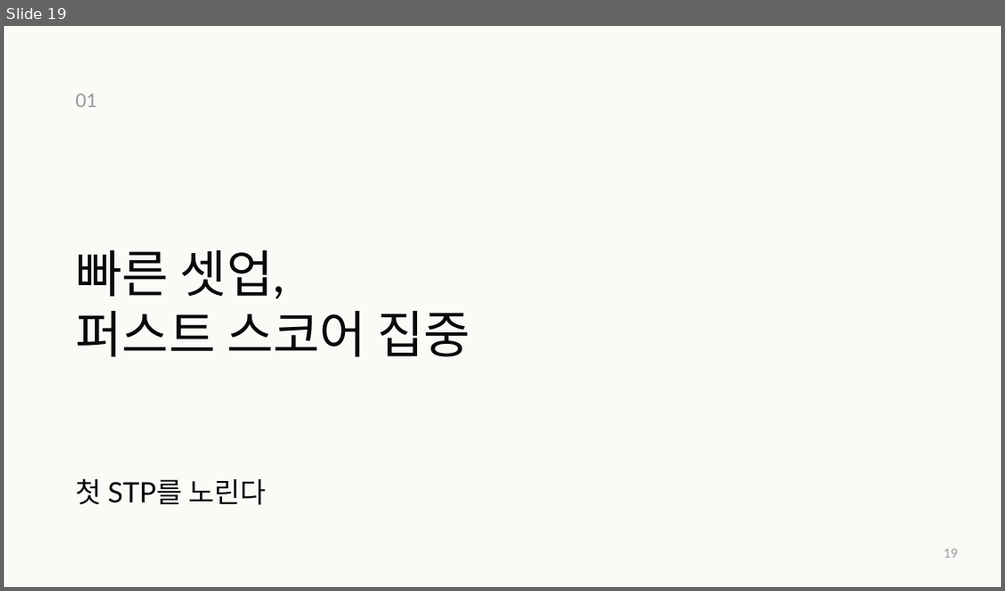
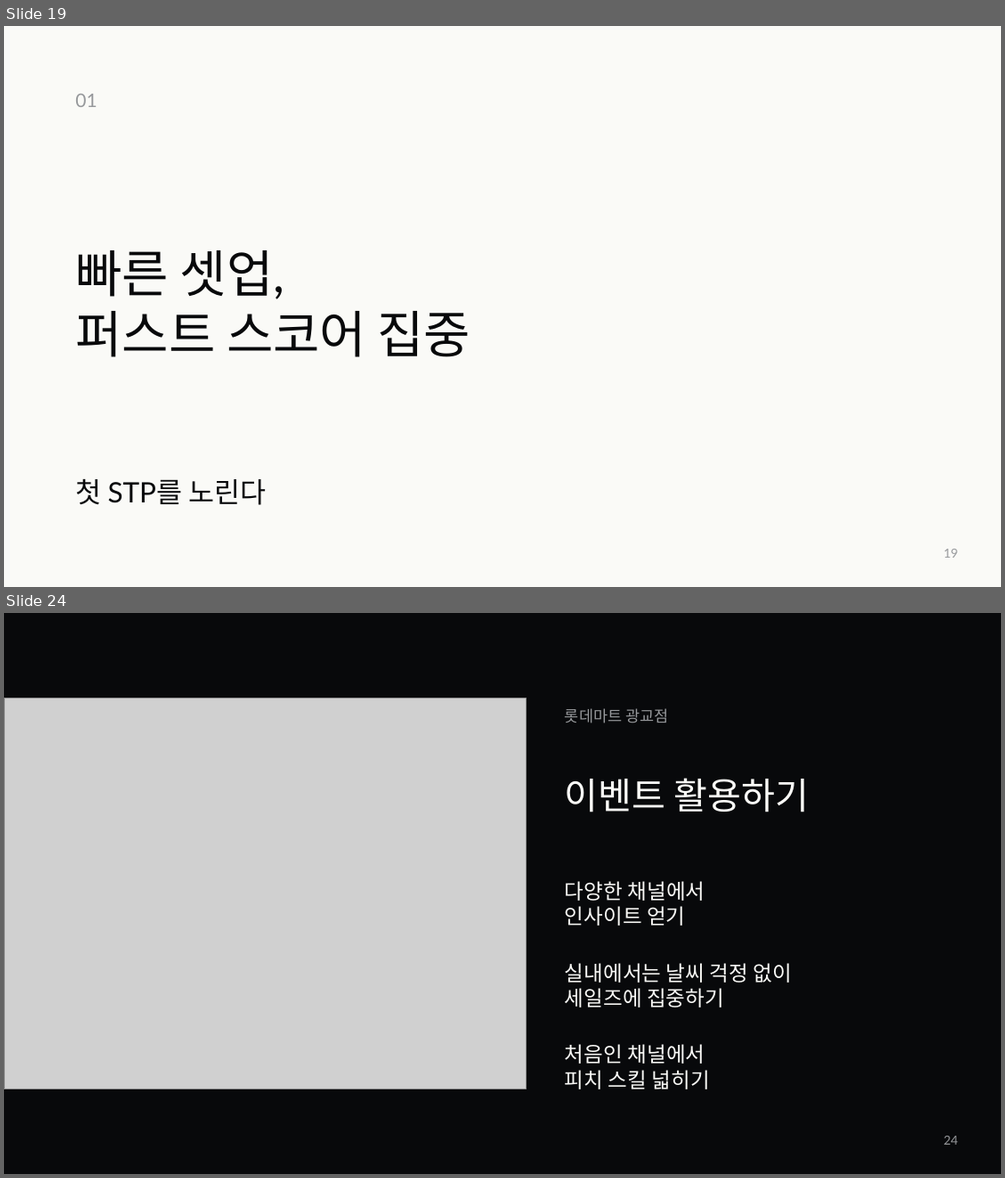
Before and after one commit to jaeyoung5178-bot/Presence, a slide deck: education/mentality/nozero400/NoZero-400Days.pptx. Shown one above the other, each under a label of ours: slide 19 before the commit, slides 19 and 24 after it; the slides between them are not shown. The pictures are 1005x591 and 1005x1178 pixels, drawn with LibreOffice and Linux fonts; fonts in the diff are those of the drawing; grey boxes stand for pictures. Boxes give left, top, right and bottom in pixels: in the first picture for what was removed or moved away, otherwise in the second. Text is boxed around its words. In the diff, an @@ line names an element or a change of style, - is before the commit and + after.

```diff
--- a/education/mentality/nozero400/NoZero-400Days.pptx
+++ b/education/mentality/nozero400/NoZero-400Days.pptx
@@ slide 24 added at (4, 613, 1001, 1174), background #08090B @@
@@ picture added at (4, 698, 526, 1088) @@
@@ text added at (565, 708, 668, 723), 15 pt, text #96989B @@
+롯데마트 광교점
@@ text added at (565, 778, 809, 812), 35.2 pt, text #FAFAF7 @@
+이벤트 활용하기
@@ text added at (565, 881, 704, 925), 20.2 pt, text #FAFAF7 @@
+다양한 채널에서
+인사이트 얻기
@@ text added at (565, 963, 792, 1007), 20.2 pt, text #FAFAF7 @@
+실내에서는 날씨 걱정 없이
+세일즈에 집중하기
@@ text added at (565, 1044, 710, 1089), 20.2 pt, text #FAFAF7 @@
+처음인 채널에서
+피치 스킬 넓히기
@@ text added at (944, 1135, 958, 1144), 12 pt, text #96989B @@
+24
```
Also in this commit, not shown: 5 slides changed, 13 other slides added, 12 slides removed, 5 other files.
